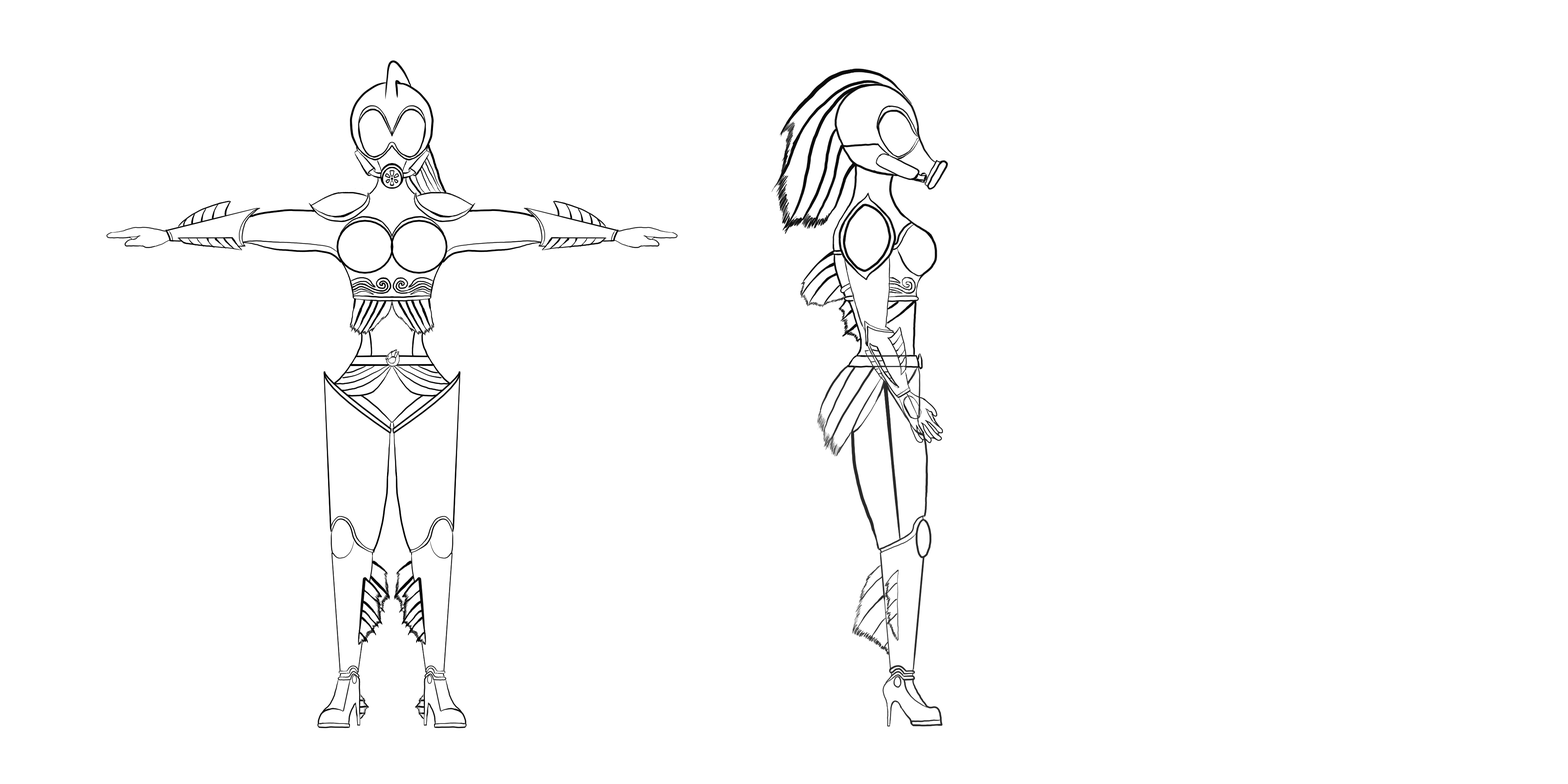
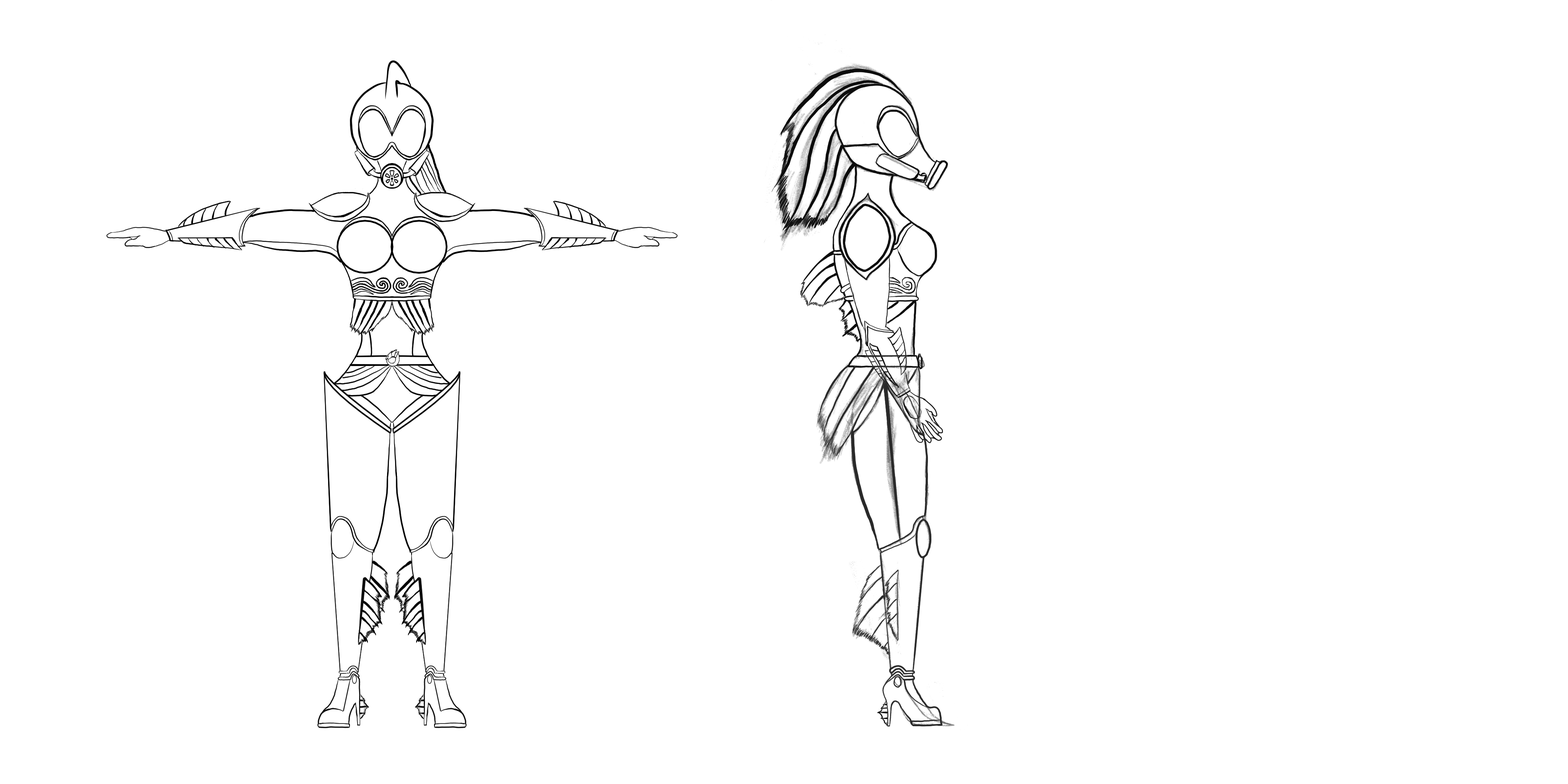
Layers edited between the first and the second 1568x784 image:
painted on "legs" (1st of 8, in "llineart_SIDE") over [815, 343, 956, 727]
painted on "arms" (1st of 8, in "llineart_SIDE") over [763, 0, 968, 736]
painted on "torso" (1st of 8, in "llineart_SIDE") over [763, 196, 930, 515]
painted on "head" (1st of 7, in "llineart_SIDE") over [763, 49, 949, 245]
showed group "sketch_side_v2" (10 layers) over [763, 0, 968, 736]
painted on "shoulder_pads" (2nd of 4, in "sketch_side_v2") over [833, 171, 907, 282]
painted on "Copy of legs" (2nd of 3, in "sketch_side_v2") over [796, 269, 968, 736]
painted on "crotch" (3rd of 5, in "sketch_side_v2") over [763, 220, 928, 466]
painted on "head" (4th of 7, in "sketch_side_v2") over [763, 0, 968, 736]